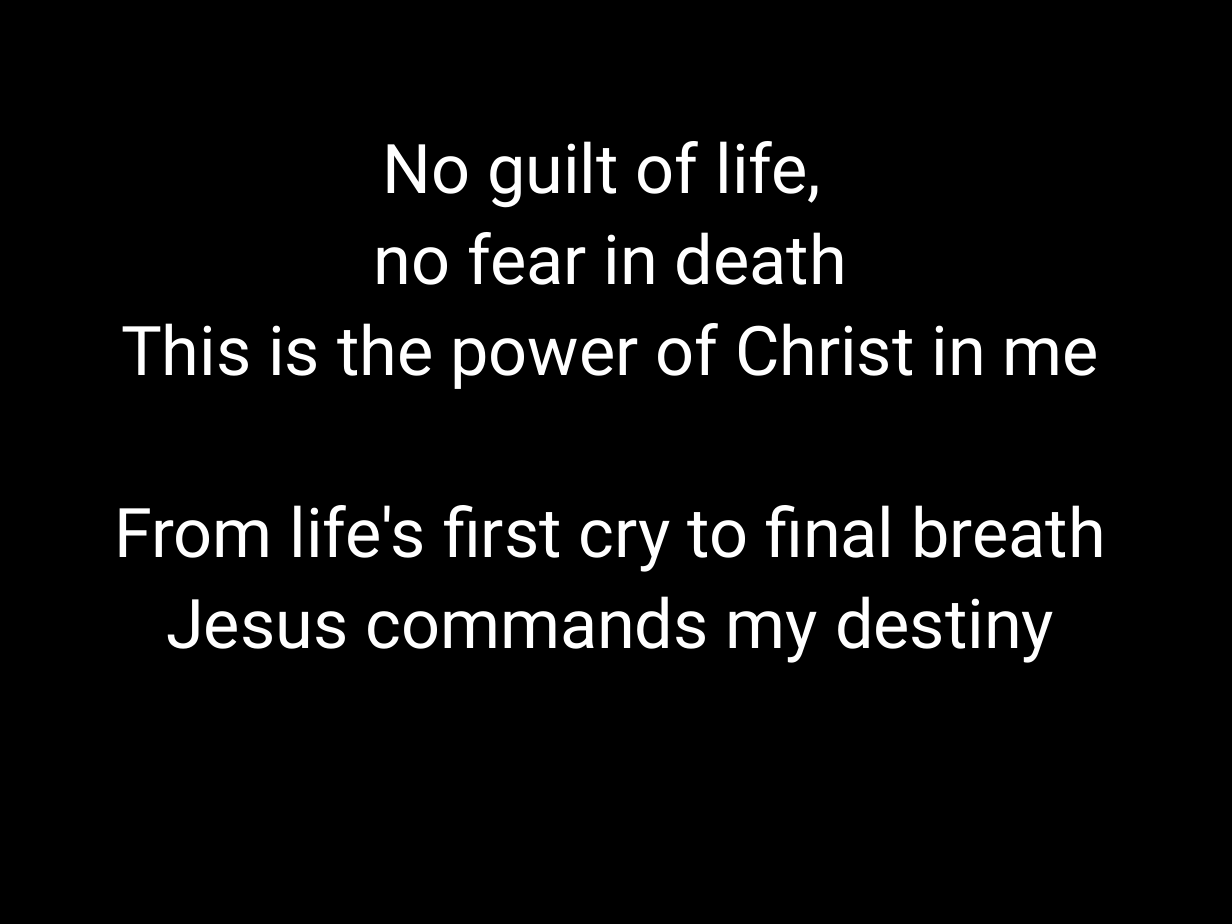
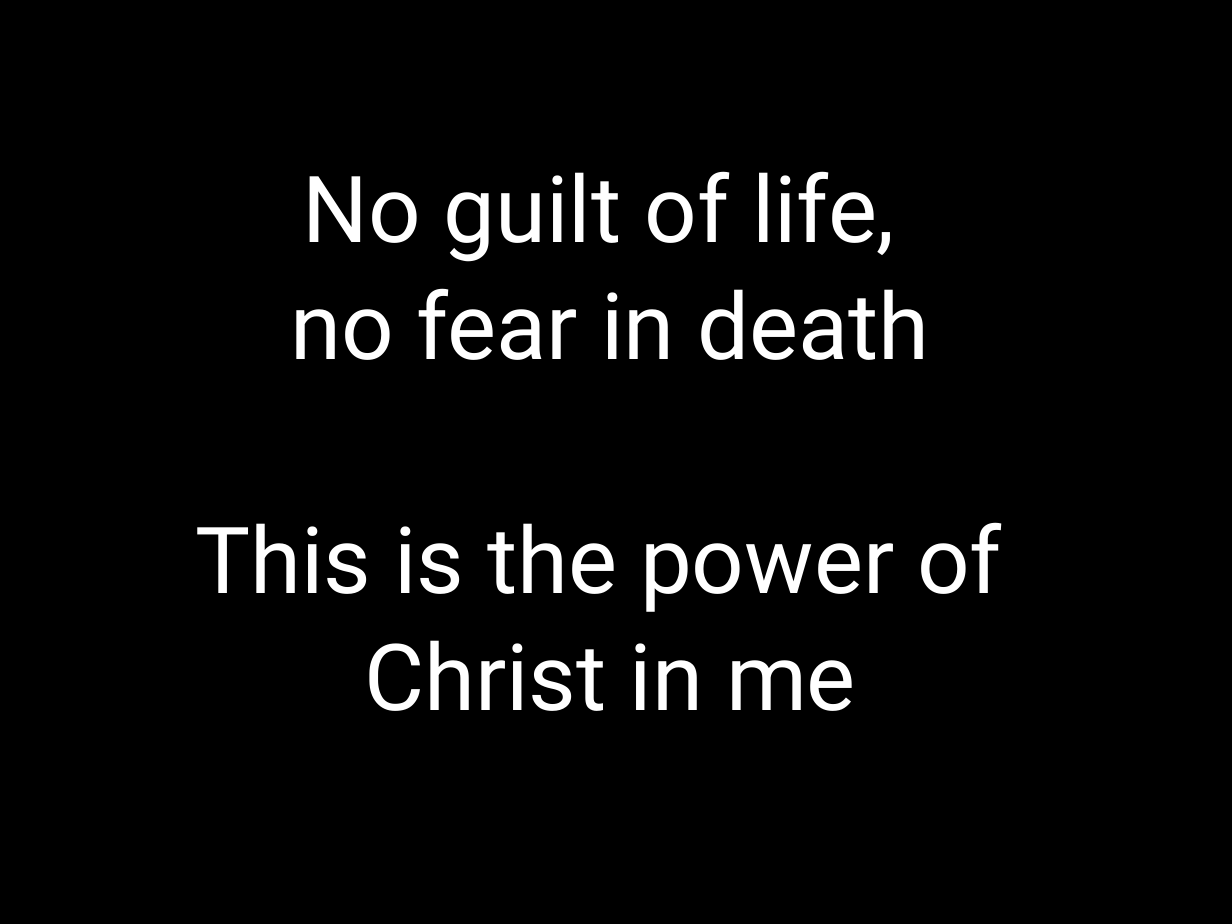
Before and after one commit to kendall412/worship, a slide deck: slide 14 of In Christ Alone.pptx (slide 8 before the commit). Drawn at 1232x924 pixels with LibreOffice and Linux fonts; fonts in the diff are those of the drawing. Boxes give left, top, right and bottom in pixels: in the first picture for what was removed or moved away, otherwise in the second. Text is boxed around its words. In the diff, an @@ line names an element or a change of style, - is before the commit and + after.

```diff
--- a/In Christ Alone.pptx
+++ b/In Christ Alone.pptx
@@ subtitle at <box>290,171,930,360</box>: size 40 to 54 pt in "No guilt of life,", "no fear in death" @@
@@ subtitle at <box>195,522,1002,711</box>: text changed; size 40 to 54 pt @@
-This is the power of Christ in me
-From life's first cry to final breath
-Jesus commands my destiny
+This is the power of
+Christ in me
```
Also in this commit, not shown: 7 other slides changed, 8 slides added, 15 other files.
